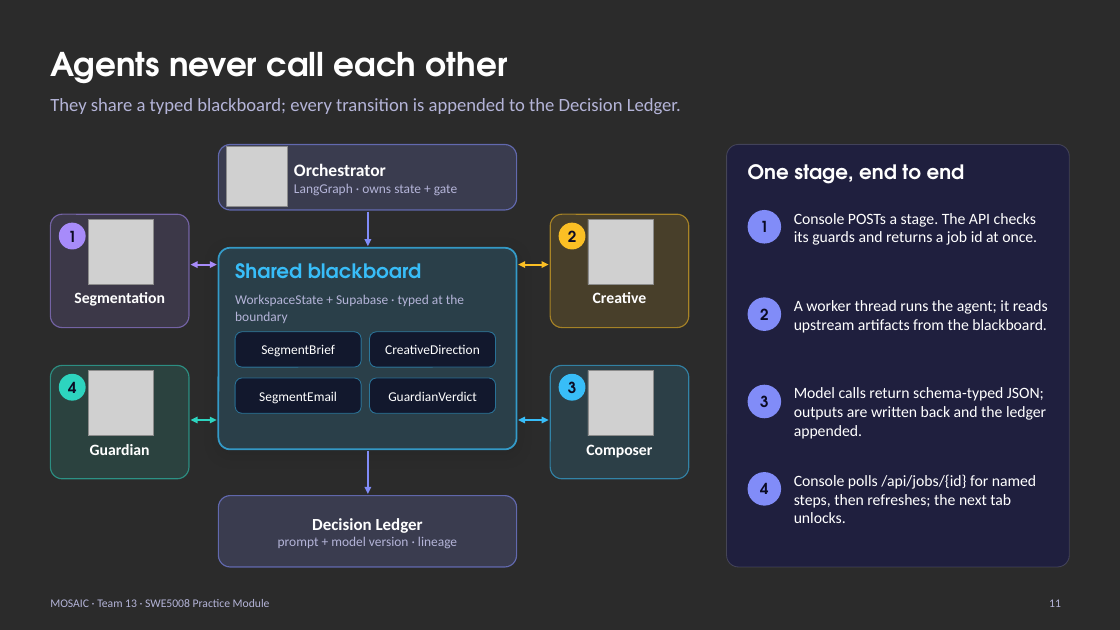
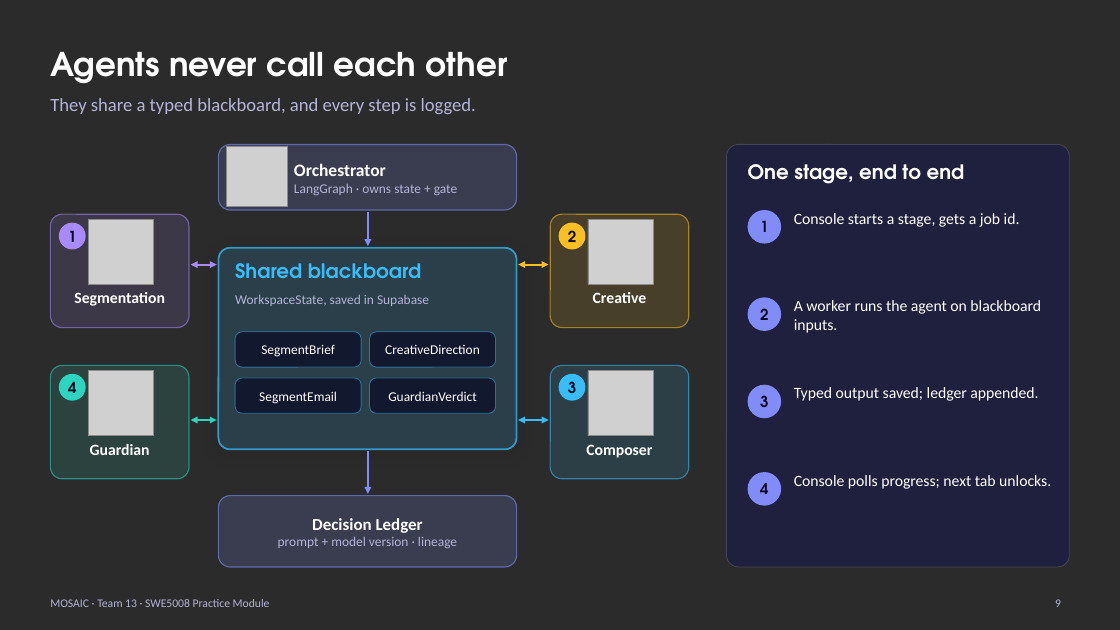
Before and after one commit to bearly-profitable/NUS-ISS-SWE5008-TEAM13-MOSAIC, a slide deck: slide 9 of docs/Team13_MOSAIC_Presentation.pptx (slide 11 before the commit). Drawn at 1120x630 pixels with LibreOffice and Linux fonts; fonts in the diff are those of the drawing; grey boxes stand for pictures; background and template pictures are left out; a plain dark background stands for a picture behind light text. Boxes give left, top, right and bottom in pixels: in the first picture for what was removed or moved away, otherwise in the second. Text is boxed around its words. In the diff, an @@ line names an element or a change of style, - is before the commit and + after.

```diff
--- a/docs/Team13_MOSAIC_Presentation.pptx
+++ b/docs/Team13_MOSAIC_Presentation.pptx
@@ text at bbox=[50, 98, 476, 114]: text changed @@
-They share a typed blackboard; every transition is appended to the Decision Ledger.
+They share a typed blackboard, and every step is logged.
@@ text at bbox=[794, 213, 1020, 227]: text changed @@
-Console POSTs a stage. The API checks its guards and returns a job id at once.
+Console starts a stage, gets a job id.
@@ text at bbox=[235, 294, 429, 306]: text changed @@
-WorkspaceState + Supabase · typed at the boundary
+WorkspaceState, saved in Supabase
@@ text at bbox=[794, 300, 1041, 333]: text changed @@
-A worker thread runs the agent; it reads upstream artifacts from the blackboard.
+A worker runs the agent on blackboard inputs.
@@ text at bbox=[794, 387, 1038, 401]: text changed @@
-Model calls return schema-typed JSON; outputs are written back and the ledger appended.
+Typed output saved; ledger appended.
@@ text at bbox=[794, 475, 1051, 489]: text changed @@
-Console polls /api/jobs/{id} for named steps, then refreshes; the next tab unlocks.
+Console polls progress; next tab unlocks.
@@ page number at bbox=[1055, 599, 1061, 607]: text changed @@
-11
+9
```
Also in this commit, not shown: 7 other slides changed, 2 slides removed, 9 other files.
